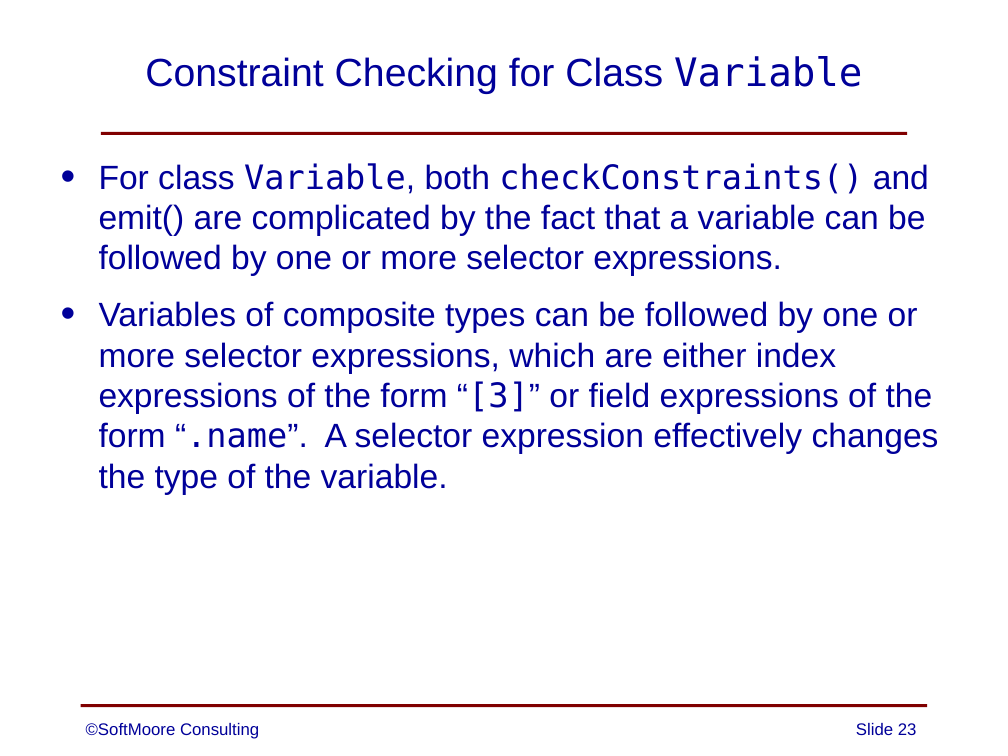
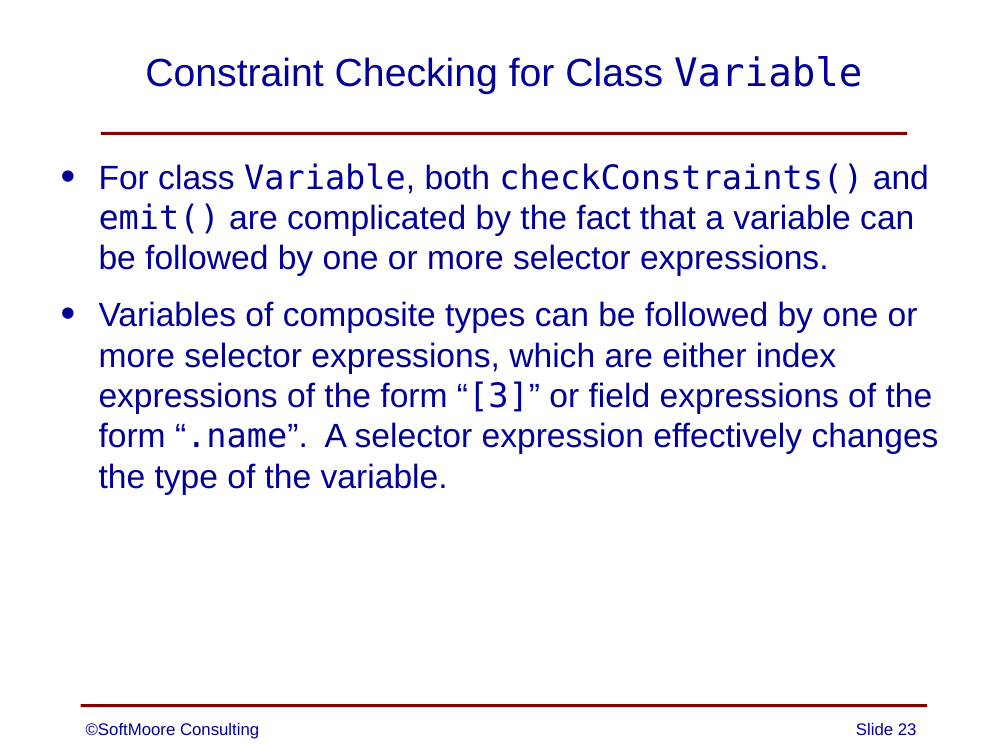
Before and after one commit to SoftMoore/CPRL-Kt-3rd, a slide deck: slide 23 of PowerPoints/09 - Constraint Analysis.pptx. Drawn at 1008x756 pixels with LibreOffice and Linux fonts; fonts in the diff are those of the drawing. Boxes give left, top, right and bottom in pixels: in the first picture for what was removed or moved away, otherwise in the second. Text is boxed around its words. In the diff, an @@ line names an element or a change of style, - is before the commit and + after.

```diff
--- a/PowerPoints/09 - Constraint Analysis.pptx
+++ b/PowerPoints/09 - Constraint Analysis.pptx
@@ text at <box>99,163,929,276</box>: font Arial to DejaVu Sans Mono in "emit()" @@
```
Also in this commit, not shown: 5 other slides changed.
